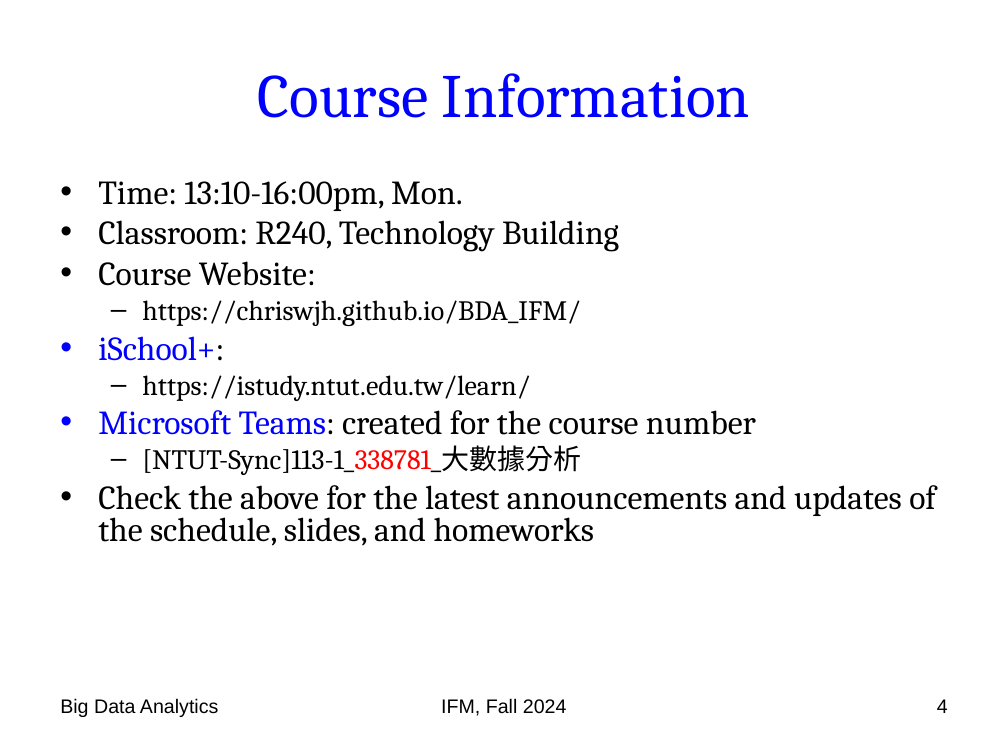
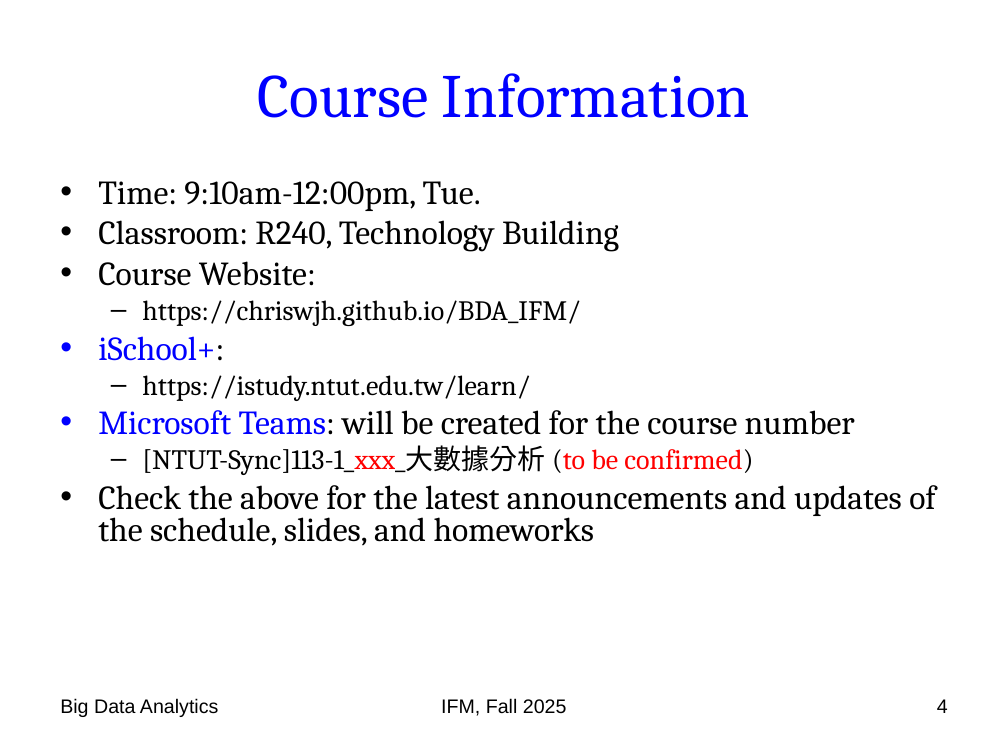
Before and after one commit to chriswjh/chriswjh.github.io, a slide deck: slide 4 of BDA_IFM/00-overview.ppt. Drawn at 1008x756 pixels with LibreOffice and Linux fonts; fonts in the diff are those of the drawing. Boxes give left, top, right and bottom in pixels: in the first picture for what was removed or moved away, otherwise in the second. Text is boxed around its words. In the diff, an @@ line names an element or a change of style, - is before the commit and + after.

```diff
--- a/BDA_IFM/00-overview.ppt
+++ b/BDA_IFM/00-overview.ppt
@@ text at [98, 181, 481, 211]: text changed @@
-• Time: 13:10-16:00pm, Mon.
+• Time: 9:10am-12:00pm, Tue.
@@ text at [98, 410, 855, 475]: text changed @@
-• Microsoft Teams: created for the course number
-  – [NTUT-Sync]113-1_338781_大數據分析
+• Microsoft Teams: will be created for the course number
+  – [NTUT-Sync]113-1_xxx_大數據分析 (to be confirmed)
@@ text at [441, 698, 567, 716]: text changed @@
-IFM, Fall 2024
+IFM, Fall 2025
```
Also in this commit, not shown: 23 other slides changed.
